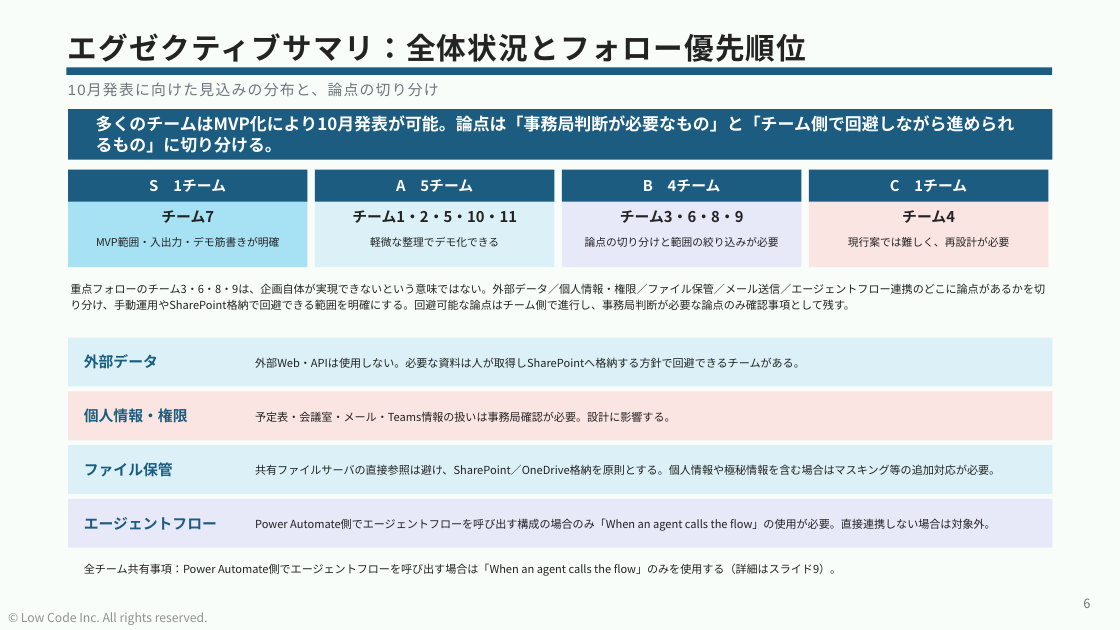
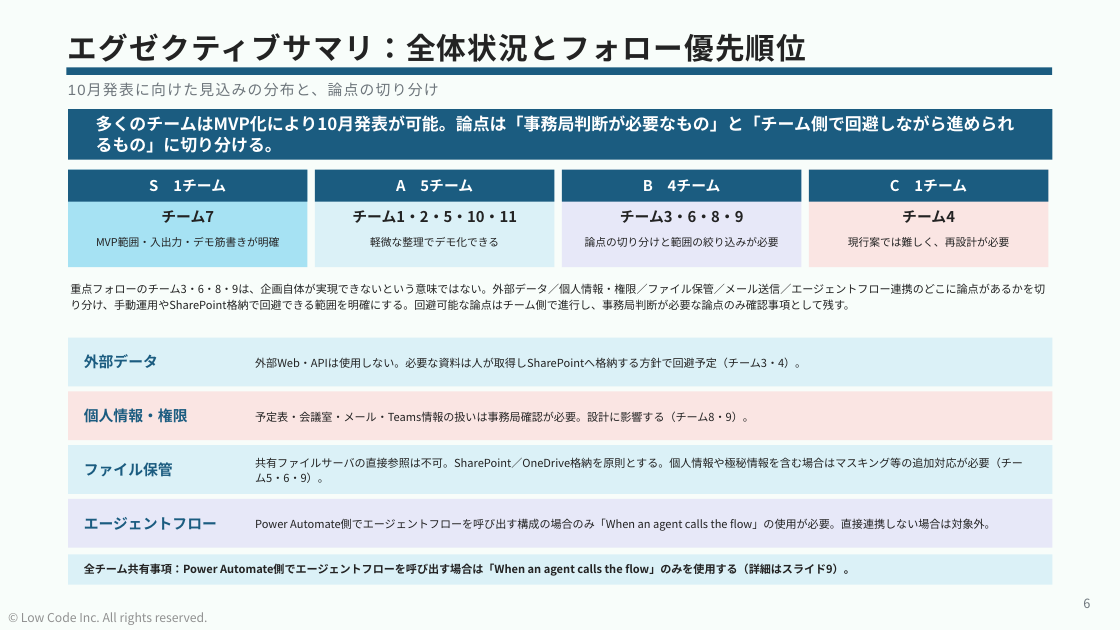
Before and after one commit to takuyanakamura881awc-beep/awc-naka881-repo, a slide deck: slide 6 of reports/CopilotStudio_ハッカソン_事前相談会②_状況報告_20260729.pptx. Drawn at 1120x630 pixels with LibreOffice and Linux fonts; fonts in the diff are those of the drawing. Boxes give left, top, right and bottom in pixels: in the first picture for what was removed or moved away, otherwise in the second. Text is boxed around its words. In the diff, an @@ line names an element or a change of style, - is before the commit and + after.

```diff
--- a/reports/CopilotStudio_ハッカソン_事前相談会②_状況報告_20260729.pptx
+++ b/reports/CopilotStudio_ハッカソン_事前相談会②_状況報告_20260729.pptx
@@ text at (255, 357, 806, 368): text changed @@
-外部Web・APIは使用しない。必要な資料は人が取得しSharePointへ格納する方針で回避できるチームがある。
+外部Web・APIは使用しない。必要な資料は人が取得しSharePointへ格納する方針で回避予定（チーム3・4）。
@@ text at (255, 411, 754, 422): text changed @@
-予定表・会議室・メール・Teams情報の扱いは事務局確認が必要。設計に影響する。
+予定表・会議室・メール・Teams情報の扱いは事務局確認が必要。設計に影響する（チーム8・9）。
@@ text at (255, 457, 1023, 483): text changed @@
-共有ファイルサーバの直接参照は避け、SharePoint／OneDrive格納を原則とする。個人情報や極秘情報を含む場合はマスキング等の追加対応が必要。
+共有ファイルサーバの直接参照は不可。SharePoint／OneDrive格納を原則とする。個人情報や極秘情報を含む場合はマスキング等の追加対応が必要（チーム5・6・9）。
@@ rectangle at (68, 555, 1053, 585): fill #F8FDFA to #DBF1F7 @@
@@ text "全チーム共有事項：Power Automate側でエージェントフローを呼び出す場合は「When an agent cal ..." at (84, 563, 855, 576): bold on @@
```
Also in this commit, not shown: 3 other slides changed, 1 other file.
